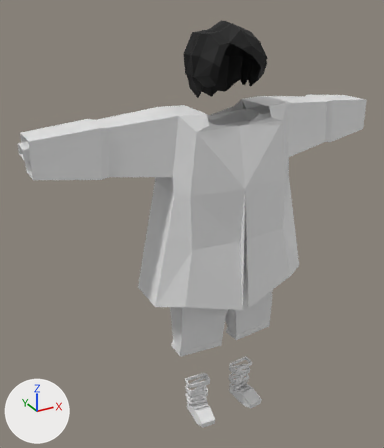
Before and after pictures for a commit that changed the Blender file Fase 2 Parte 1/personaje.blend.
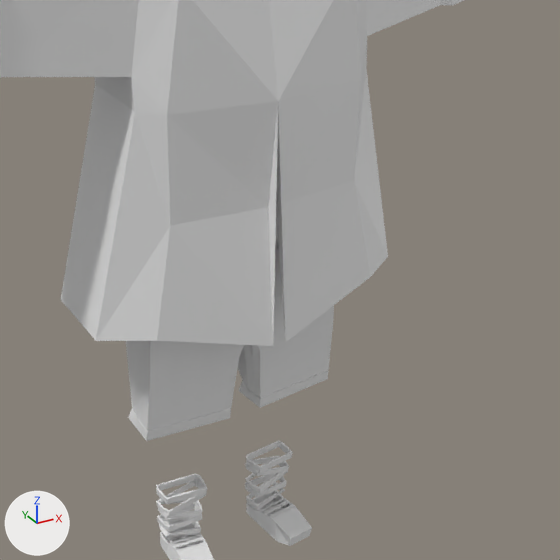
There are two pictures of each version: one whole from a 50 mm camera at (-10.23, -16.3, 17.05) aimed at (-1.01, 0.46, 8.67), one close up on the part from 28% to 100% of the width and 31% to 93% of the height. Lighting does not change. The marker at lower left points along +X, +Y and +Z. The older version's two pictures come first.

Script lines for the objects in view, before the commit:
```python
me_cube_001 = bpy.data.meshes.new('Cube.001')
me_cube_001.from_pydata(...)  # 71 vertices, 57 faces; spans x 0.0..6.3, y -1.8..1.02, z -8.56..-1.65
me_cube_001.materials.append(mat_material)  # white #e7e7e7
me_cube_002 = bpy.data.meshes.new('Cube.002')
me_cube_002.from_pydata(...)  # 71 vertices, 62 faces; spans x 0.0..2.11, y -1.08..0.76, z -10.96..-7.35
me_cube_002.materials.append(mat_material)  # white #e7e7e7
me_cube_005 = bpy.data.meshes.new('Cube.005')
me_cube_005.from_pydata(...)  # 144 vertices, 86 faces; spans x 0.63..1.59, y -1.45..0.06, z -14.53..-12.9
me_cube_005.materials.append(mat_material)  # white #e7e7e7
ob_pans = bpy.data.objects.new('Pans', me_cube_002)
ob_pans.location = (0.0, 0.0, 15.05)
ob_pans.scale = (1.05, 1.05, 1.05)
_m = ob_pans.modifiers.new('Simetrizar', 'MIRROR')
_m.use_clip = True
ob_sueter = bpy.data.objects.new('Sueter', me_cube_001)
ob_sueter.location = (0.0, 0.0, 15.12)
ob_sueter.scale = (1.11, 1.11, 1.11)
_m = ob_sueter.modifiers.new('Simetrizar', 'MIRROR')
_m.use_clip = True
ob_zapatos = bpy.data.objects.new('zapatos', me_cube_005)
ob_zapatos.location = (0.0, 0.0, 14.55)
_m = ob_zapatos.modifiers.new('Simetrizar', 'MIRROR')
_m.use_clip = True
_m = ob_zapatos.modifiers.new('Envolver', 'SHRINKWRAP')
_m.target = ob_humanoide
_m.offset = 0.09
_m = ob_zapatos.modifiers.new('Solidificar', 'SOLIDIFY')
_m.thickness = 0.05
```
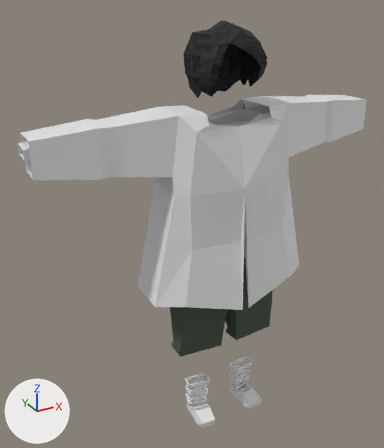
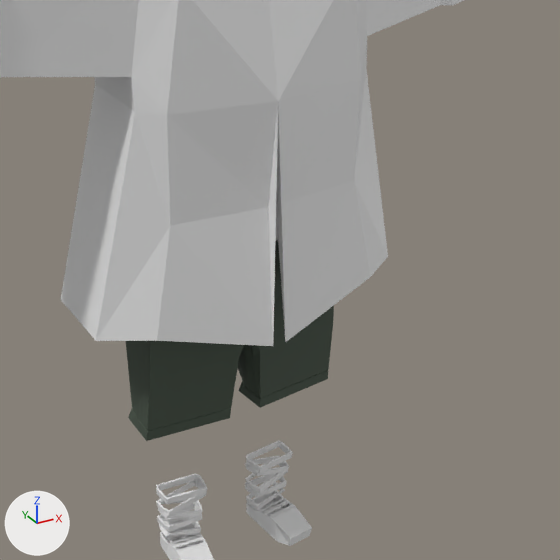
What changed in the scene script:
```text
Add mat_telaverde:
    mat_telaverde = principled_material('TelaVerde')
    mat_telaverde.base_color = (0.0595, 0.0823, 0.0578)  # dark grey #455144
    mat_telaverde.roughness = 0.8
Change me_cube_002:
    where me_cube_002.from_pydata(...)  # 71 vertices, 62 faces; spans x 0.0..2.11, y -1.08..0.76, z -10.96..-7.35
    remove me_cube_002.materials.append(mat_material)  # white #e7e7e7
    add me_cube_002.materials.append(mat_telaverde)  # dark grey #455144
```

Pixel boxes [x1, y1, x2, y2] of what changed, in the close-ups (560 x 560 px):
'Pans', recoloured (white to dark grey): [126, 240, 334, 441] in both
